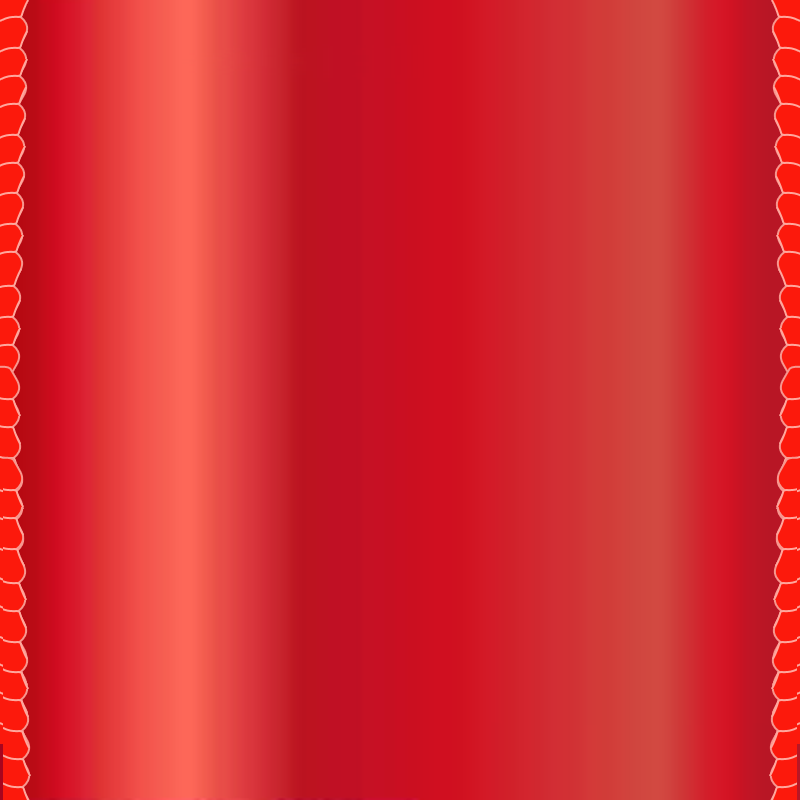
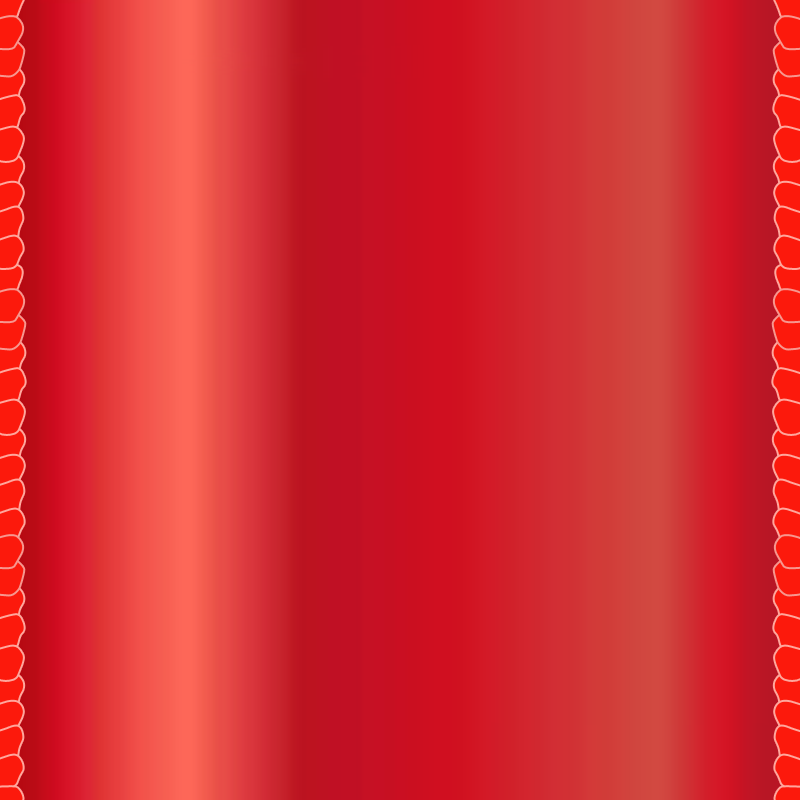
Revision of a layered 800x800 image; what changed, layer by layer:
removed layer "Layer 10" over <box>769,0,800,800</box>
added layer "Column copy" above "Layer 2 copy" over <box>771,0,800,800</box>
renamed "Layer 1" to "Layer 2 copy", hid it, moved it above "Column", painted on it over <box>0,0,800,800</box>
added layer "Column" above "Layer 2" over <box>0,0,27,800</box>
renamed "Layer 9" to "Background", painted on it over <box>0,0,800,800</box>
